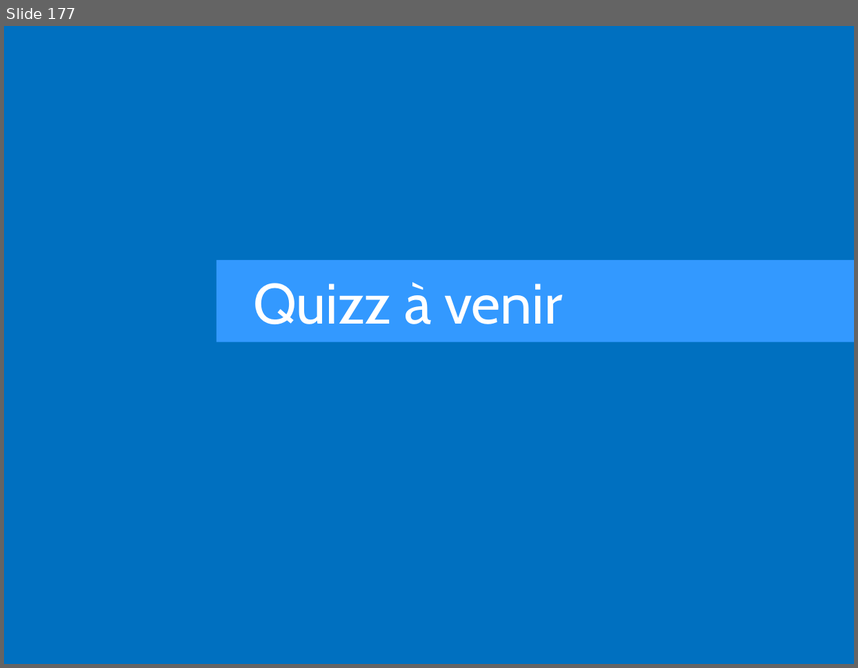
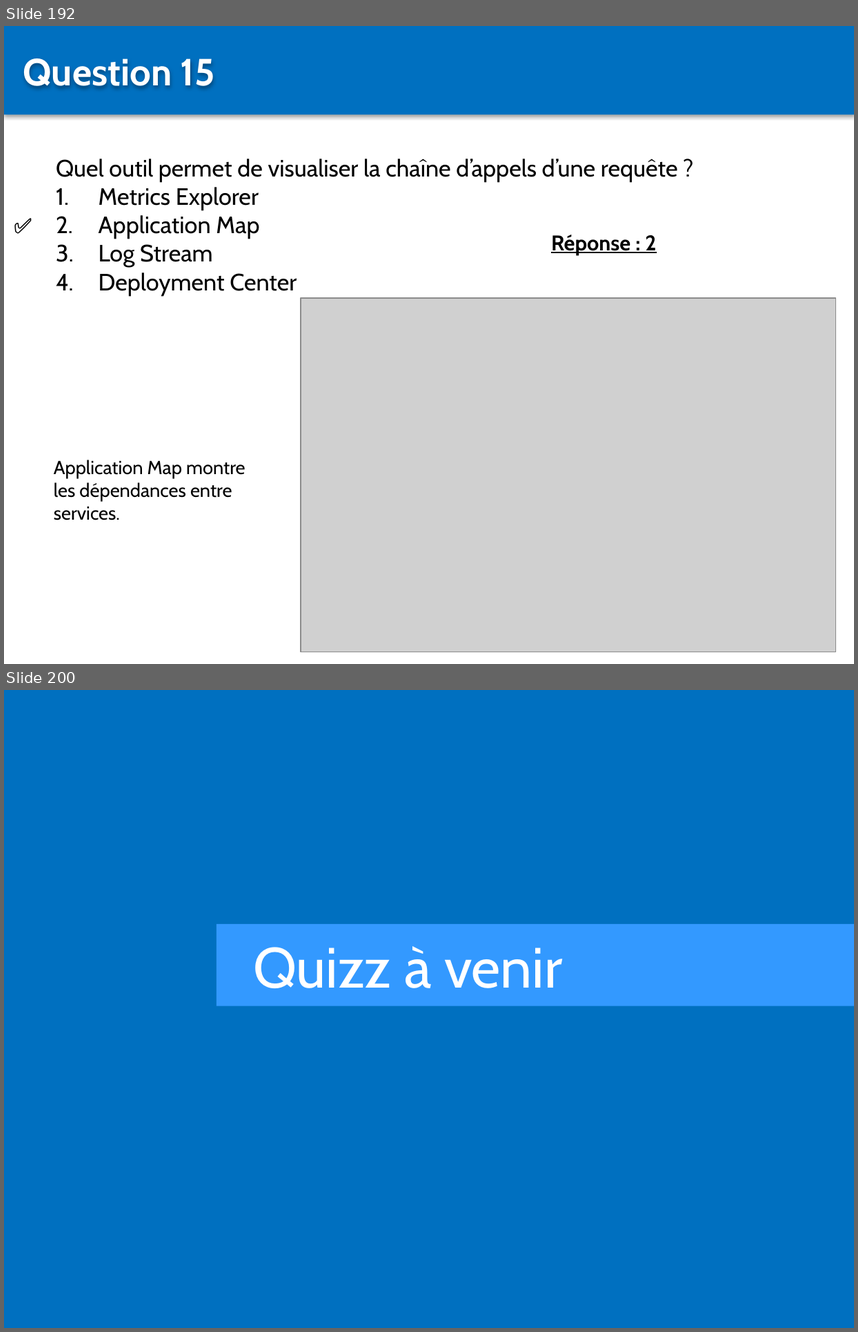
Before and after one commit to Sybaris-Classroom/az-204, a slide deck: Quiz/Quiz.pptx. Shown one above the other, each under a label of ours: slide 177 before the commit, slides 192 and 200 after it; the slides between them are not shown. The pictures are 858x668 and 858x1332 pixels, drawn with LibreOffice and Linux fonts; fonts in the diff are those of the drawing; grey boxes stand for pictures. Boxes give left, top, right and bottom in pixels: in the first picture for what was removed or moved away, otherwise in the second. Text is boxed around its words. In the diff, an @@ line names an element or a change of style, - is before the commit and + after.

```diff
--- a/Quiz/Quiz.pptx
+++ b/Quiz/Quiz.pptx
@@ slide 192 added at [4,26,854,664], background #FFFFFF @@
@@ rectangle added at [4,26,854,114], fill #0070C0 @@
@@ text added at [23,58,215,88], 32 pt, text #FFFFFF, bold @@
+Question 15
@@ text added at [56,158,678,296], 20 pt, text #000000 @@
+Quel outil permet de visualiser la chaîne d’appels d’une requête ?
+1. Metrics Explorer
+2. Application Map
+3. Log Stream
+4. Deployment Center
@@ text added at [5,208,58,242], 18 pt, text #000000, bold @@
+✅
@@ text added at [551,234,656,254], 18 pt, text #000000, bold, underline @@
+Réponse : 2
@@ picture added at [301,298,836,652] @@
@@ text added at [54,459,245,520], 16 pt, text #000000 @@
+Application Map montre les dépendances entre services.
@@ what was slide 177 is now slide 200 @@
```
Also in this commit, not shown: 1 slide changed, 22 other slides added, 6 other files.
